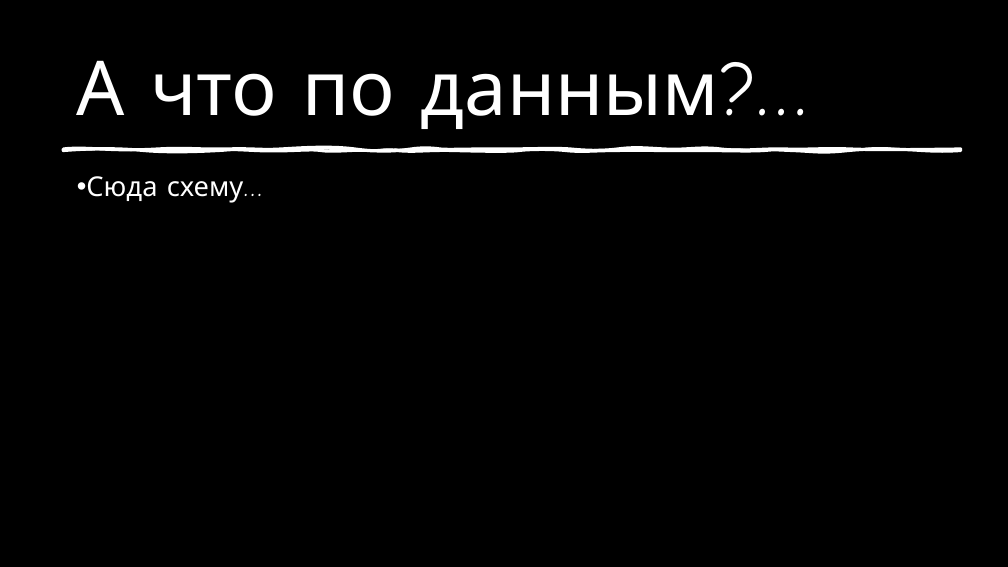
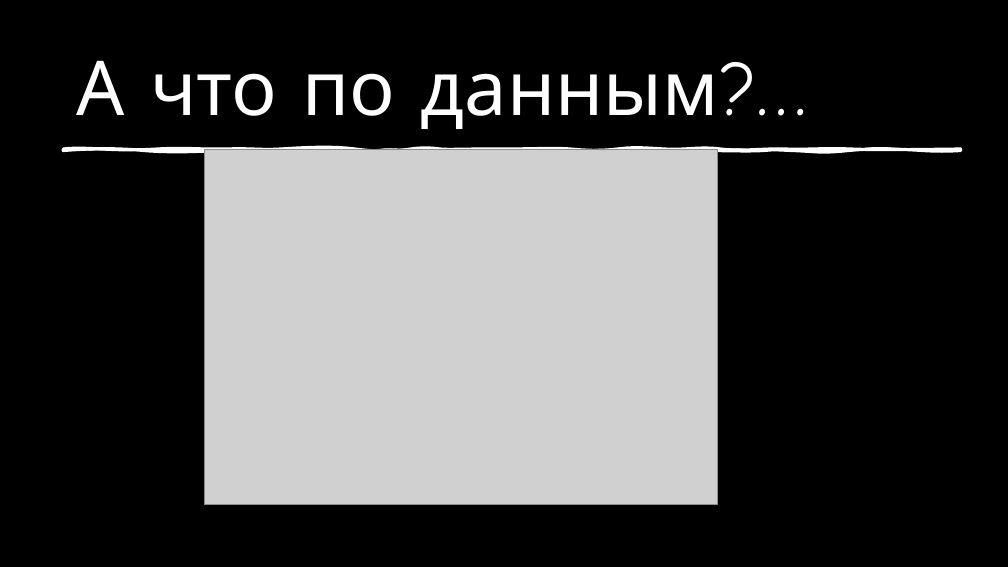
Before and after one commit to nastosinka/oops_trap, a slide deck: slide 4 of docs/Oopps! Trap!.pptx. Drawn at 1008x567 pixels with LibreOffice and Linux fonts; fonts in the diff are those of the drawing; grey boxes stand for pictures; background and template pictures are left out. Boxes give left, top, right and bottom in pixels: in the first picture for what was removed or moved away, otherwise in the second. Text is boxed around its words. In the diff, an @@ line names an element or a change of style, - is before the commit and + after.

```diff
--- a/docs/Oopps! Trap!.pptx
+++ b/docs/Oopps! Trap!.pptx
@@ subtitle removed at [86, 176, 244, 203] @@
-• Сюда схему…
@@ picture added at [205, 150, 718, 504] @@
```
Also in this commit, not shown: 1 slide added.
